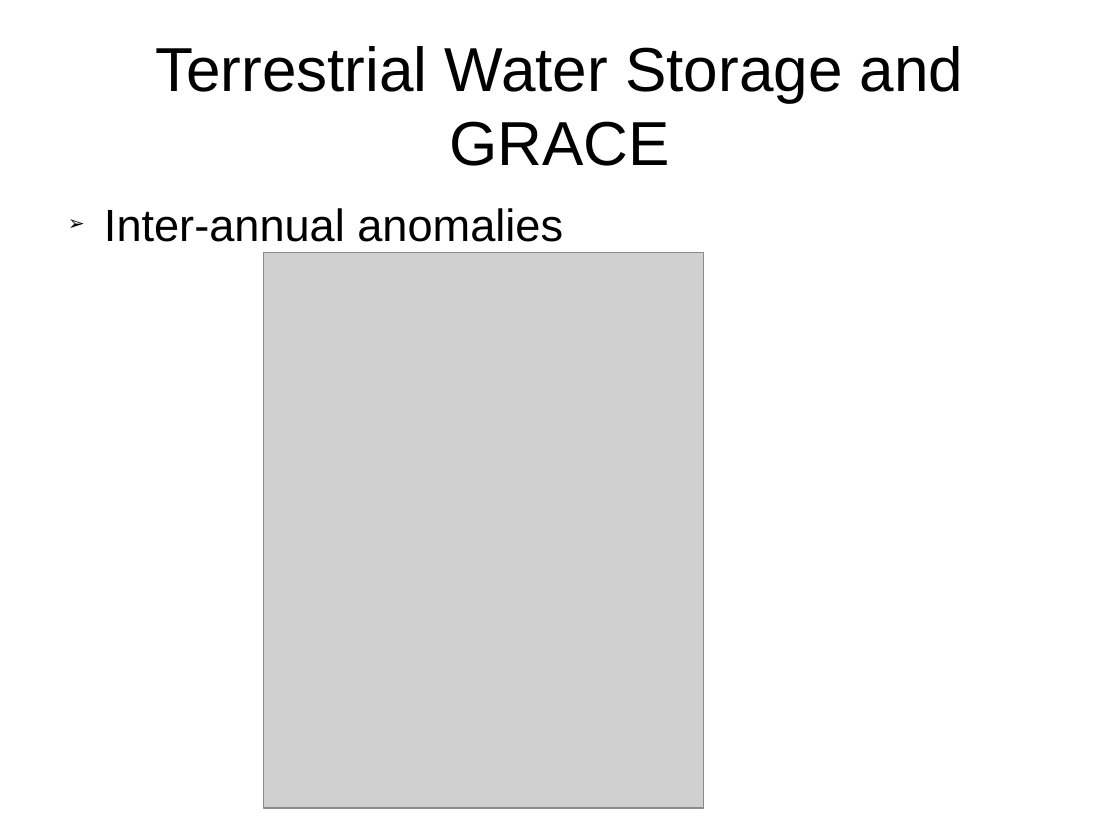
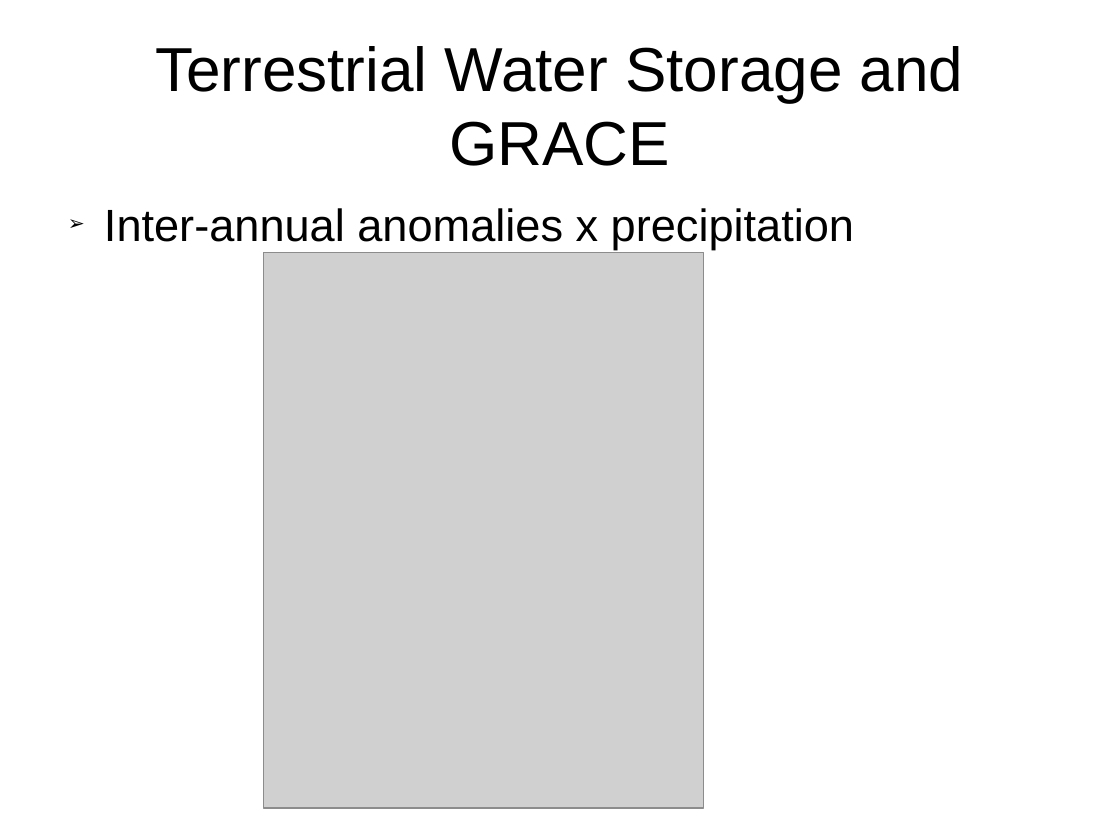
Before and after one commit to fvgatts/apresenta-o, a slide deck: slide 10 of presentation-TWSandGRACE.odp (slide 9 before the commit). Drawn at 1120x840 pixels with LibreOffice and Linux fonts; fonts in the diff are those of the drawing; grey boxes stand for pictures. Boxes give left, top, right and bottom in pixels: in the first picture for what was removed or moved away, otherwise in the second. Text is boxed around its words. In the diff, an @@ line names an element or a change of style, - is before the commit and + after.

```diff
--- a/presentation-TWSandGRACE.odp
+++ b/presentation-TWSandGRACE.odp
@@ text at (x1=104, y1=208, x2=854, y2=250): text changed @@
-➢ Inter-annual anomalies
+➢ Inter-annual anomalies x precipitation
```
Also in this commit, not shown: 4 other slides changed, 3 slides added, 1 slide removed.
